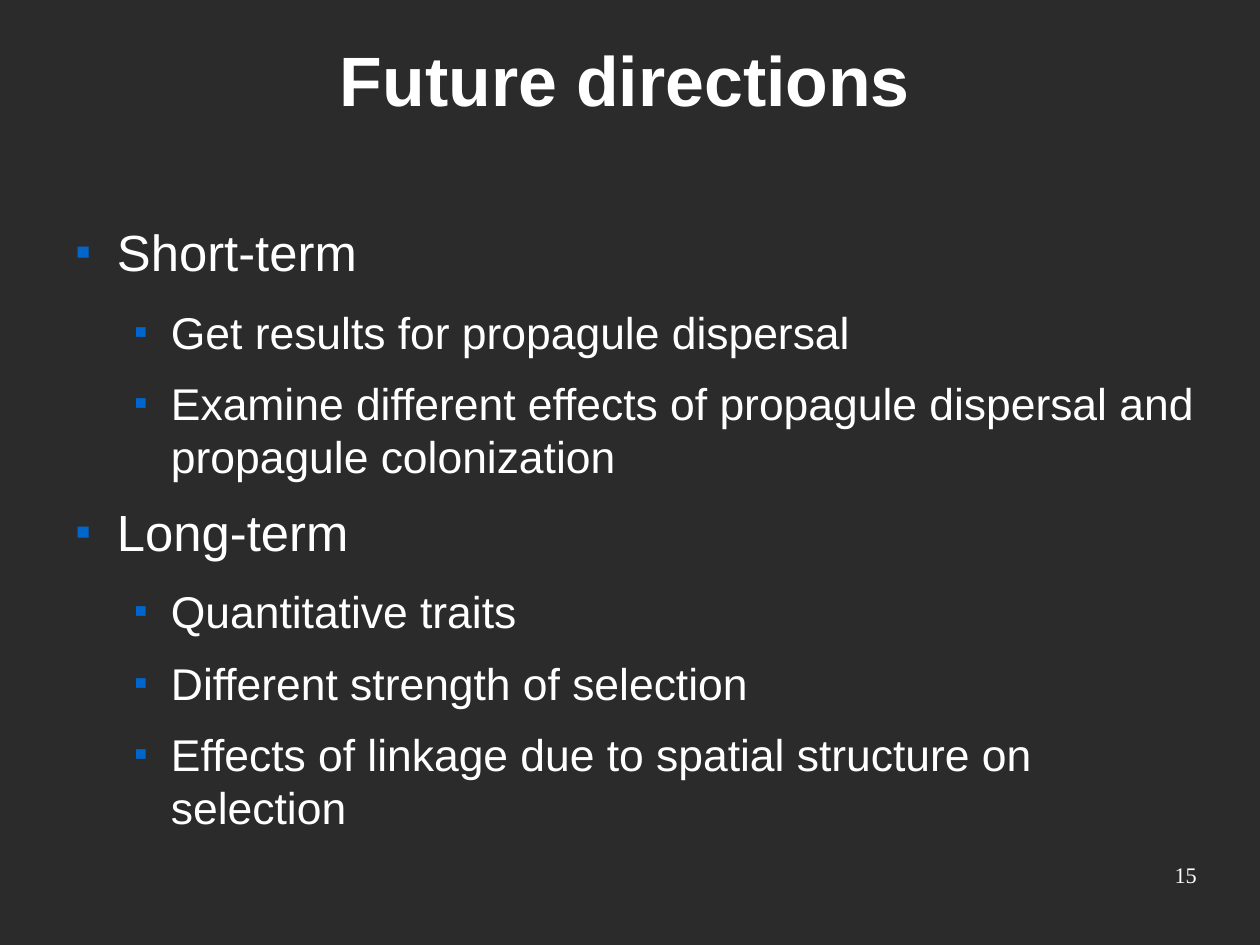
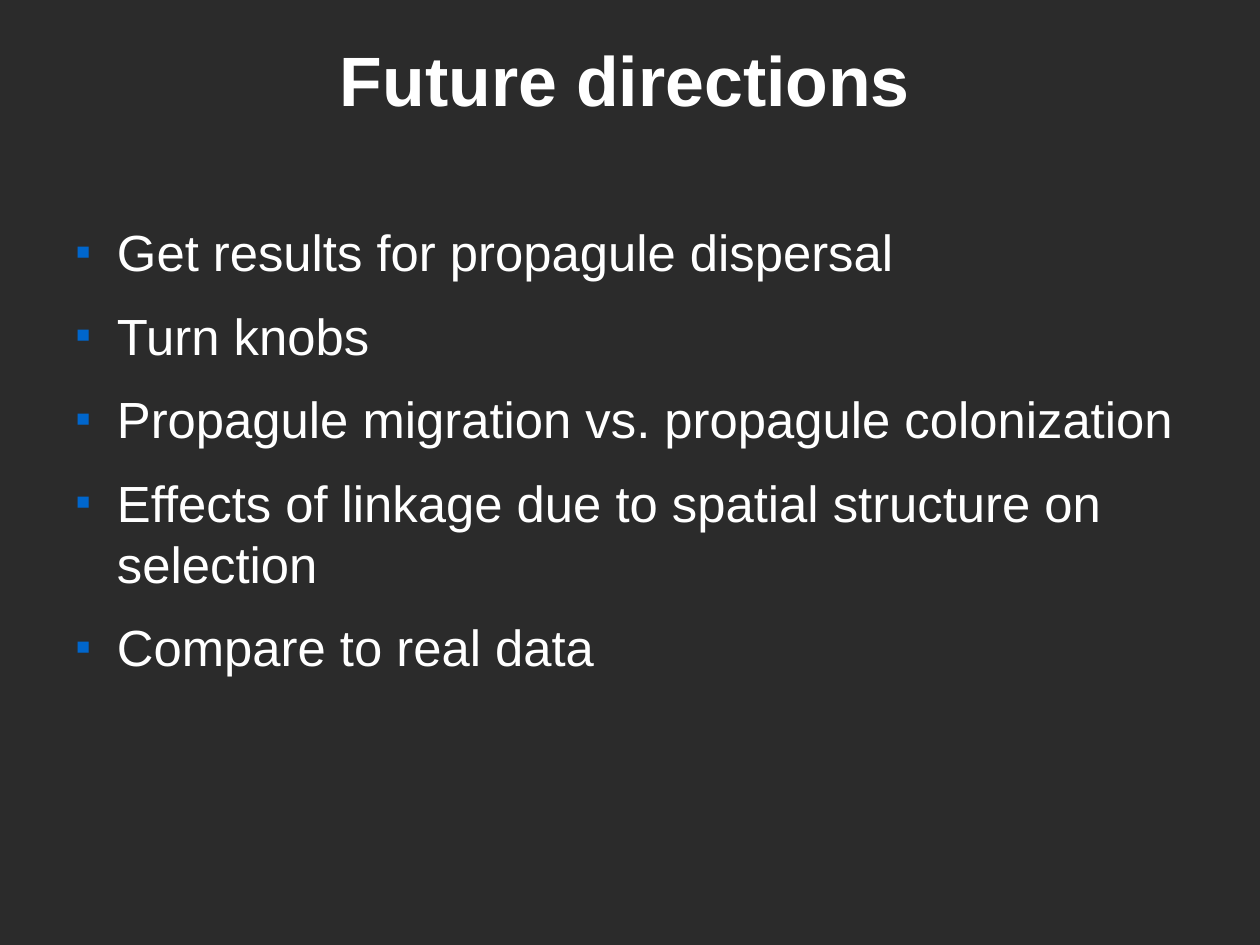
Before and after one commit to maugat1/quantiNEMO_Taylor2010, a slide deck: slide 12 of pres/pres2/pres2.odp (slide 15 before the commit). Drawn at 1260x945 pixels with LibreOffice and Linux fonts; fonts in the diff are those of the drawing; background and template pictures are left out; a plain dark background stands for a picture behind light text. Boxes give left, top, right and bottom in pixels: in the first picture for what was removed or moved away, otherwise in the second. Text is boxed around its words. In the diff, an @@ line names an element or a change of style, - is before the commit and + after.

```diff
--- a/pres/pres2/pres2.odp
+++ b/pres/pres2/pres2.odp
@@ text at [117, 234, 357, 272]: paragraph removed @@
-■ Short-term
@@ text at [117, 234, 1100, 584]: size 28 to 32 pt in "Get results for propagule dispersal", "Effects of linkage due to spatial structure ..."; list level 2 to 1 in "Get results for propagule dispersal"; list level 2 to 1 in "Effects of linkage due to ..." @@
@@ text at [117, 318, 1172, 449]: text changed; size 28 to 32 pt @@
-  ■ Examine different effects of propagule dispersal and propagule colonization
-■ Long-term
-  ■ Quantitative traits
-  ■ Different strength of selection
+■ Turn knobs
+■ Propagule migration vs. propagule colonization
@@ text at [117, 629, 594, 677]: paragraph added @@
+■ Compare to real data
@@ page number removed at [1175, 868, 1197, 884] @@
-15
```
Also in this commit, not shown: 10 other slides changed, 4 slides added, 7 slides removed, 7 other files.
